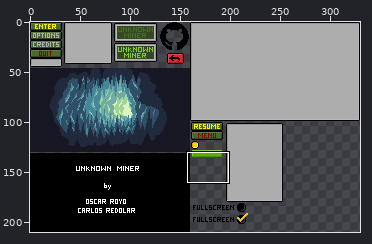
Sprite sheet, stored at Game/maps/atlas_ui.png. Above, an overview of the earlier version with the close-up marked.
Close-up. First the earlier version:
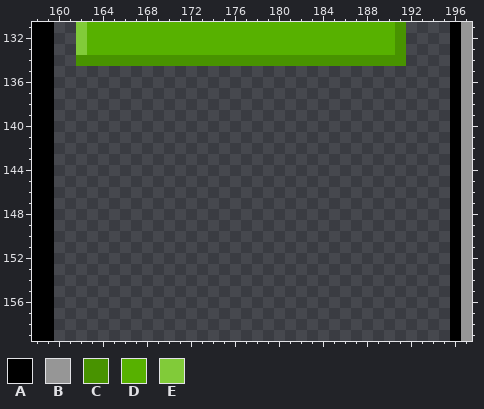
The file is 330x210 pixels. Colours within 5 levels of each other are drawn and written as one. Shown: x 158..197, y 131..159.
Palette (. is transparent): A #000000  B #969696  C #489300  D #57b100  E #81cb39
Pixels before, first column x 158:
131 AA..EDDDDDDDDDDDDDDDDDDDDDDDDDDDDC....AB
132 AA..EDDDDDDDDDDDDDDDDDDDDDDDDDDDDC....AB
133 AA..EDDDDDDDDDDDDDDDDDDDDDDDDDDDDC....AB
134 AA..CCCCCCCCCCCCCCCCCCCCCCCCCCCCCC....AB
135 AA....................................AB
136 AA....................................AB
137 AA....................................AB
138 AA....................................AB
139 AA....................................AB
140 AA....................................AB
141 AA....................................AB
142 AA....................................AB
143 AA....................................AB
144 AA....................................AB
145 AA....................................AB
146 AA....................................AB
147 AA....................................AB
148 AA....................................AB
149 AA....................................AB
150 AA....................................AB
151 AA....................................AB
152 AA....................................AB
153 AA....................................AB
154 AA....................................AB
155 AA....................................AB
156 AA....................................AB
157 AA....................................AB
158 AA....................................AB
159 AA....................................AB
Now the later version:
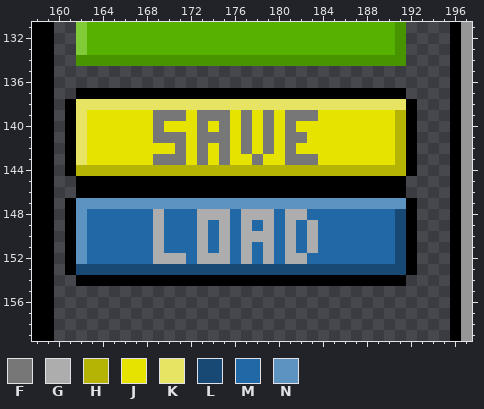
Colours new in this view: F #777777  G #adadad  H #b5b304  J #e6e301  K #e6e462  L #174974  M #2169a6  N #5c93c1
Changes in this commit:
Changed rows in their new state; - is an unchanged pixel.
first column x 161:
137 -AAAAAAAAAAAAAAAAAAAAAAAAAAAAAA-
138 AKKKKKKKKKKKKKKKKKKKKKKKKKKKKKKA
139 AKJJJJJJFFFJFFFJFJFJFFFJJJJJJJHA
140 AKJJJJJJFJJJFJFJFJFJFJJJJJJJJJHA
141 AKJJJJJJFFFJFFFJFJFJFFJJJJJJJJHA
142 AKJJJJJJJJFJFJFJFJFJFJJJJJJJJJHA
143 AKJJJJJJFFFJFJFJJFJJFFFJJJJJJJHA
144 AHHHHHHHHHHHHHHHHHHHHHHHHHHHHHHA
145 -AAAAAAAAAAAAAAAAAAAAAAAAAAAAAA-
146 -AAAAAAAAAAAAAAAAAAAAAAAAAAAAAA-
147 ANNNNNNNNNNNNNNNNNNNNNNNNNNNNNNA
148 ANMMMMMMGMMMGGGMGGGMGGMMMMMMMMLA
149 ANMMMMMMGMMMGMGMGMGMGMGMMMMMMMLA
150 ANMMMMMMGMMMGMGMGGGMGMGMMMMMMMLA
151 ANMMMMMMGMMMGMGMGMGMGMGMMMMMMMLA
152 ANMMMMMMGGGMGGGMGMGMGGMMMMMMMMLA
153 ALLLLLLLLLLLLLLLLLLLLLLLLLLLLLLA
154 -AAAAAAAAAAAAAAAAAAAAAAAAAAAAAA-
Changed places in both close-ups, as pixel boxes (x1, y1, x2, y2):
added: (65, 88, 417, 286)
